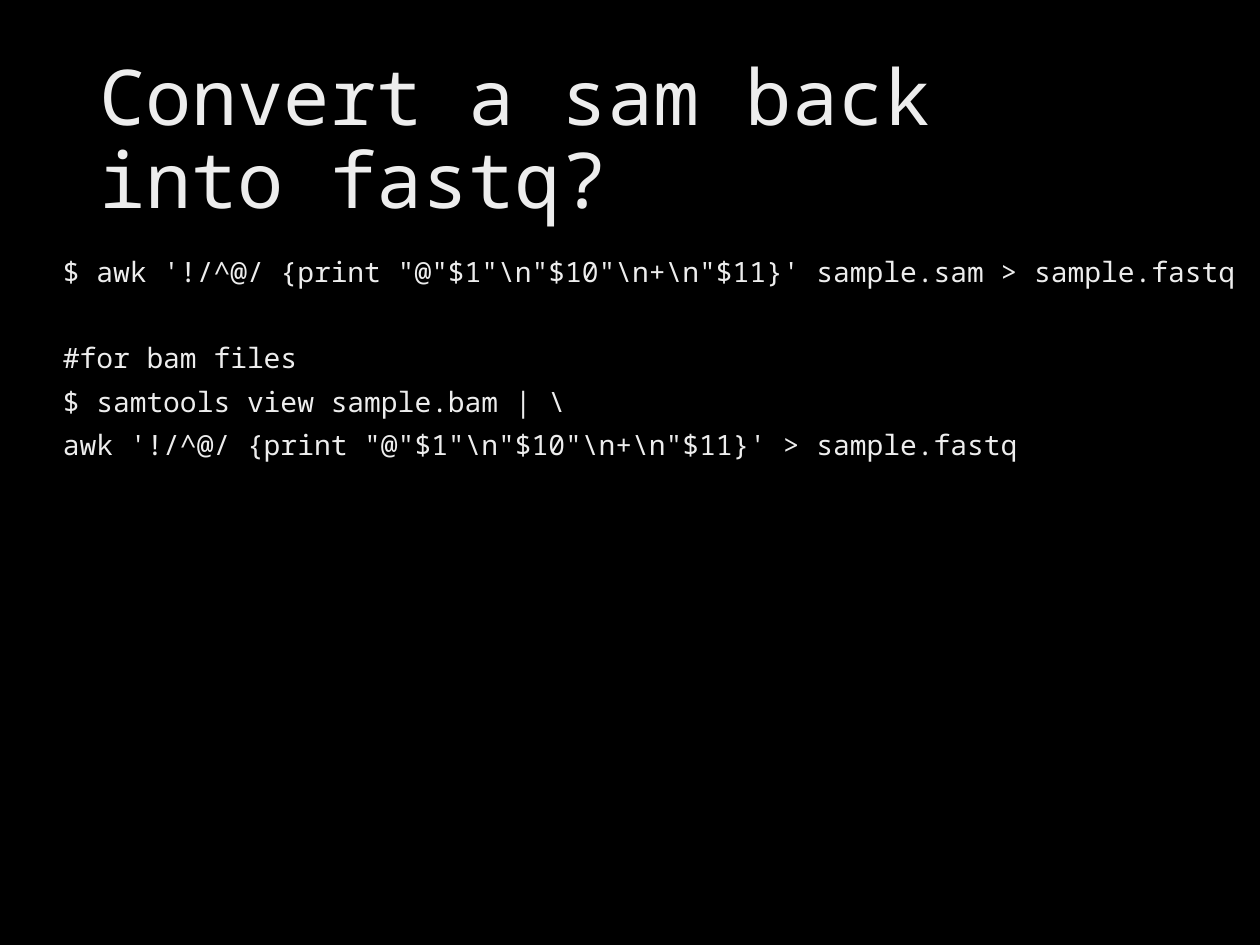
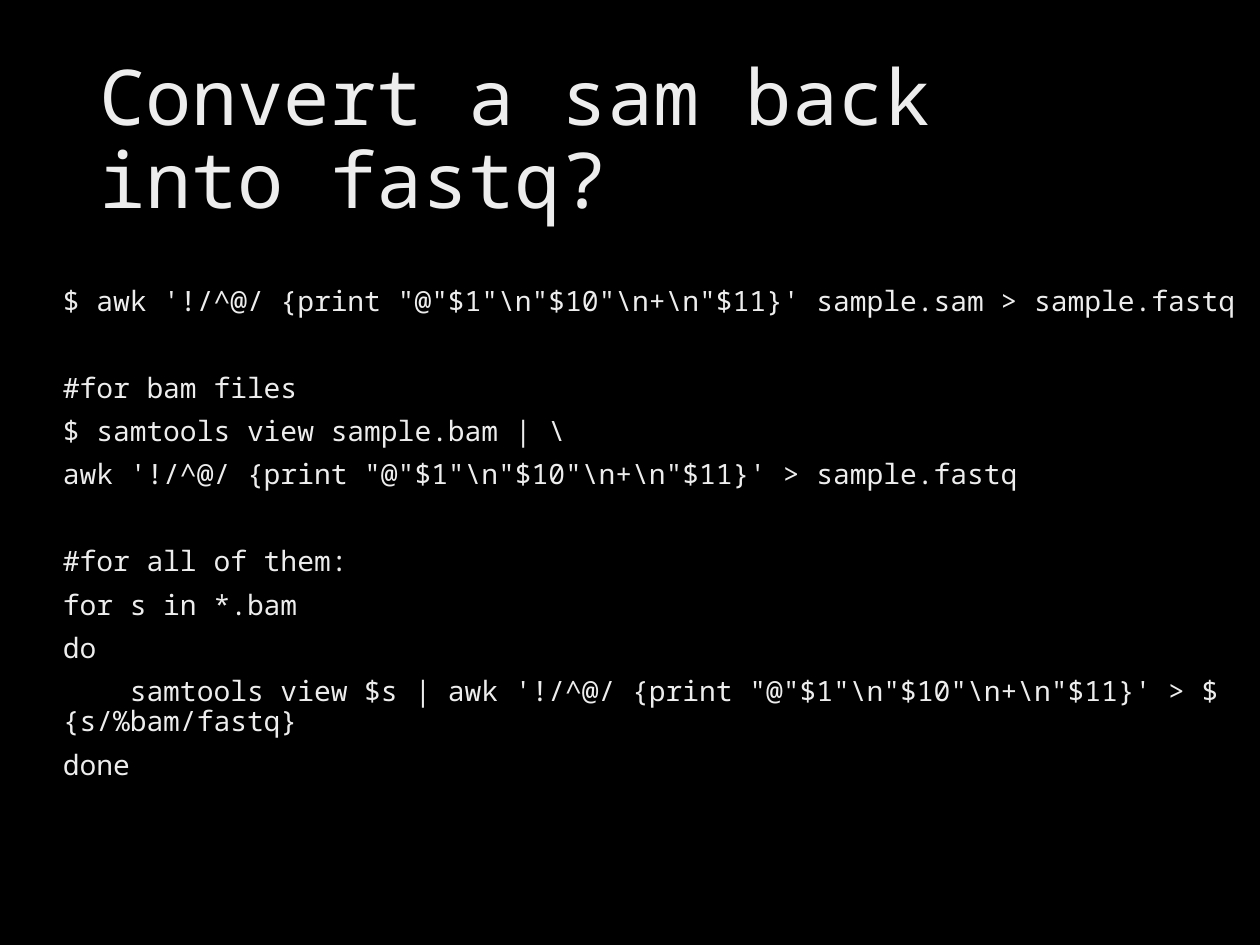
Before and after one commit to brevans/MPS_Workshop, a slide deck: slide 39 of presentations/Modern Computing.pptx (slide 41 before the commit). Drawn at 1260x945 pixels with LibreOffice and Linux fonts; fonts in the diff are those of the drawing; background and template pictures are left out. Boxes give left, top, right and bottom in pixels: in the first picture for what was removed or moved away, otherwise in the second. Text is boxed around its words. In the diff, an @@ line names an element or a change of style, - is before the commit and + after.

```diff
--- a/presentations/Modern Computing.pptx
+++ b/presentations/Modern Computing.pptx
@@ text "$ awk '!/^@/ {print "@"$1"\n"$10"\n+\n"$11}' ...": place and size @@
-text "$ awk '!/^@/ {print "@"$1"\n"$10"\n+\n"$11}' ..." at (63, 260, 1235, 462)
+text "$ awk '!/^@/ {print "@"$1"\n"$10"\n+\n"$11}' ..." at (63, 289, 1235, 776)
@@ text at (63, 549, 1151, 776): paragraphs added @@
+#for all of them:
+for s in *.bam
+do
+samtools view $s | awk '!/^@/ {print "@"$1"\n"$10"\n+\n"$11}' > ${s/%bam/fastq}
+done
```
Also in this commit, not shown: 3 other slides changed, 1 slide added, 3 slides removed, 1 other file.
